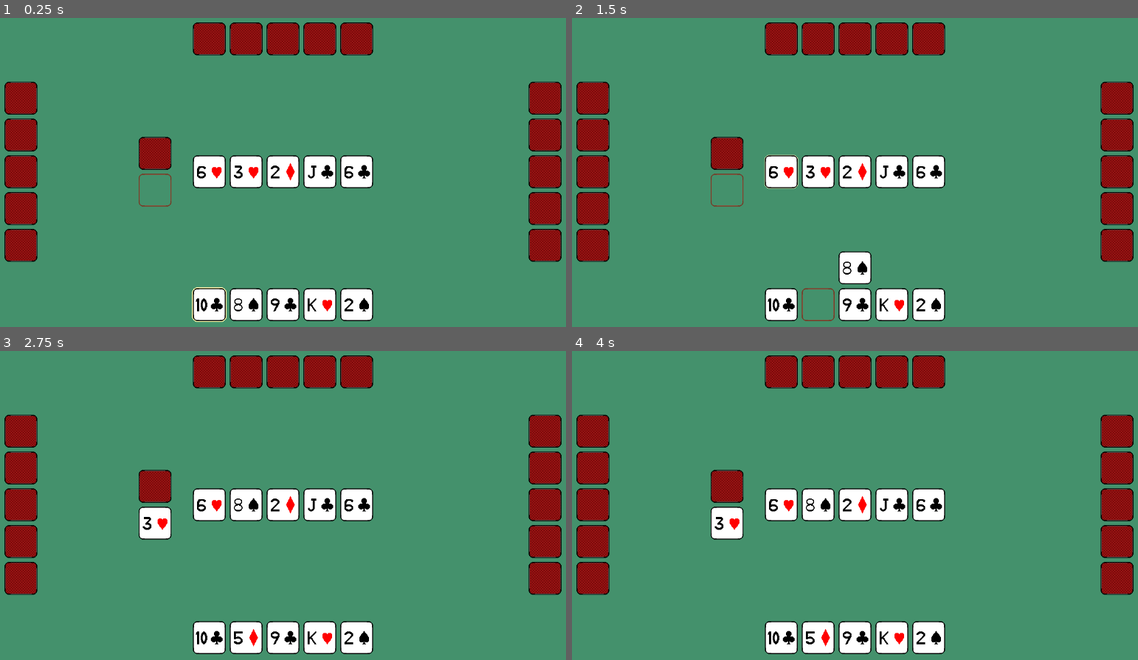
Above: before the commit, frames 1-4 (two rows, left to right).
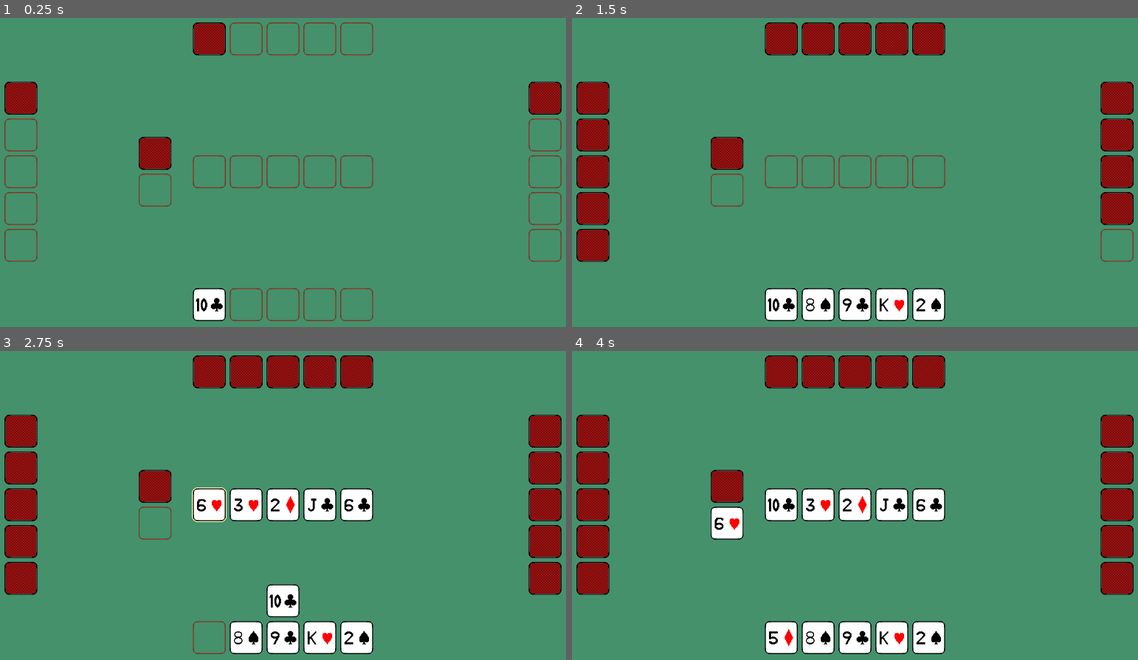
Above: after the commit, the same moments.

Repository: fitzgeraldkd/peeky-poker
Game: Godot game, scene res://scenes/main.tscn
Two runs of this game, one before a commit and one after it. Both use one fixed random seed, a clock stepped at 60 frames per second and the inputs below.
Inputs:
- Up to frame 1 (0.25 s): no input
- Up to frame 2 (1.5 s): hold Right (right) 0.53-1.28 s; tap Space (select) at 0.6, 1.35 s; hold X (back) from 1.28 s (still down)
- Up to frame 3 (2.75 s): release X (back) at 2.03 s; hold Right (right) from 2.03 s (still down); tap Space (select) at 2.1 s
- Up to frame 4 (4 s): tap Space (select) at 2.85, 3.6 s; release Right (right) at 3.53 s; hold Left (left) from 3.53 s (still down)

The runs differ from the first frame. In frame 1, 13% of the frame differs, in the area x 0-100%, y 1-99%; in frame 2, 5.0%; in frame 3, 2.1%; in frame 4, 0.4%.

Commit message:
Add delays when moving cards

Diff:
--- a/project.godot
+++ b/project.godot
@@ -18,6 +18,7 @@
 [autoload]
 
 Globals="*res://scenes/globals.gd"
+Utils="*res://scenes/utils.gd"
 
 [input]
 
--- a/scenes/community.gd
+++ b/scenes/community.gd
@@ -42,9 +42,11 @@
 		removed_card.hide_hover_effect()
 		removed_card.position = Vector2(0, 0)
 		add_to_discard.emit(removed_card)
+		await Utils.short_delay()
 	$Cards.add_child(card)
 	$Cards.move_child(card, index)
 	card.position = Vector2((index - 2) * Globals.CARD_SPACING, 0)
+	await Utils.short_delay()
 
 func hide_hover_effects():
 	for card in $Cards.get_children():
--- a/scenes/globals.gd
+++ b/scenes/globals.gd
@@ -2,3 +2,4 @@
 
 const CARDS_IN_HAND = 5
 const CARD_SPACING = 72
+const SHORT_DELAY = 0.3
--- a/scenes/main.gd
+++ b/scenes/main.gd
@@ -31,21 +31,23 @@
 	$Opponent2.reset()
 	$Opponent3.reset()
 
+	var players = [
+		$Player,
+		$Opponent1,
+		$Opponent2,
+		$Opponent3,
+	]
+
 	for n in range(Globals.CARDS_IN_HAND):
-		var card = $Deck.draw_card()
-		card.set_face_up(true)
-		$Player.add_card(card, n)
-		card = $Deck.draw_card()
-		$Opponent1.add_card(card, n)
-		card = $Deck.draw_card()
-		$Opponent2.add_card(card, n)
-		card = $Deck.draw_card()
-		$Opponent3.add_card(card, n)
+		for player in players:
+			draw_card(player, n)
+			await Utils.n_seconds(0.08)
 
 	for n in range(5):
 		var card = $Deck.draw_card()
 		card.set_face_up(true)
 		$Community.replace_card(card, n)
+		await Utils.n_seconds(0.08)
 
 	$Player.start_turn()
 
--- a/scenes/player.gd
+++ b/scenes/player.gd
@@ -78,5 +78,6 @@
 	var card = $StagedCard.get_children()[0]
 	$StagedCard.remove_child(card)
 	replace_community_card.emit(card)
+	await Utils.short_delay(2)
 	draw_card.emit(self, staged_card_index)
 	end_turn()
--- /dev/null
+++ b/scenes/utils.gd
@@ -0,0 +1,7 @@
+extends Node
+
+func n_seconds(n: float):
+	return await get_tree().create_timer(n).timeout
+
+func short_delay(n : int = 1):
+	return await n_seconds(Globals.SHORT_DELAY * n)
